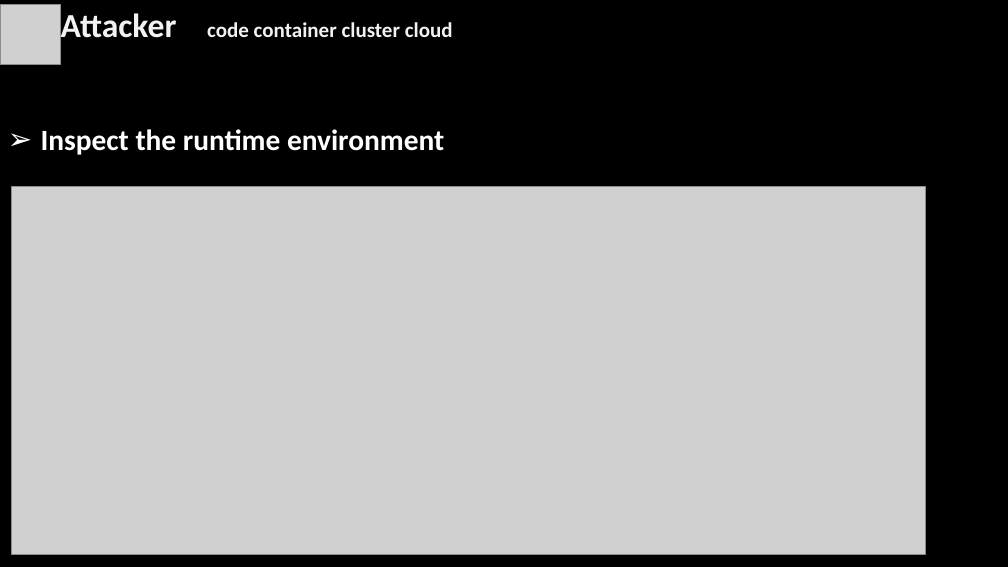
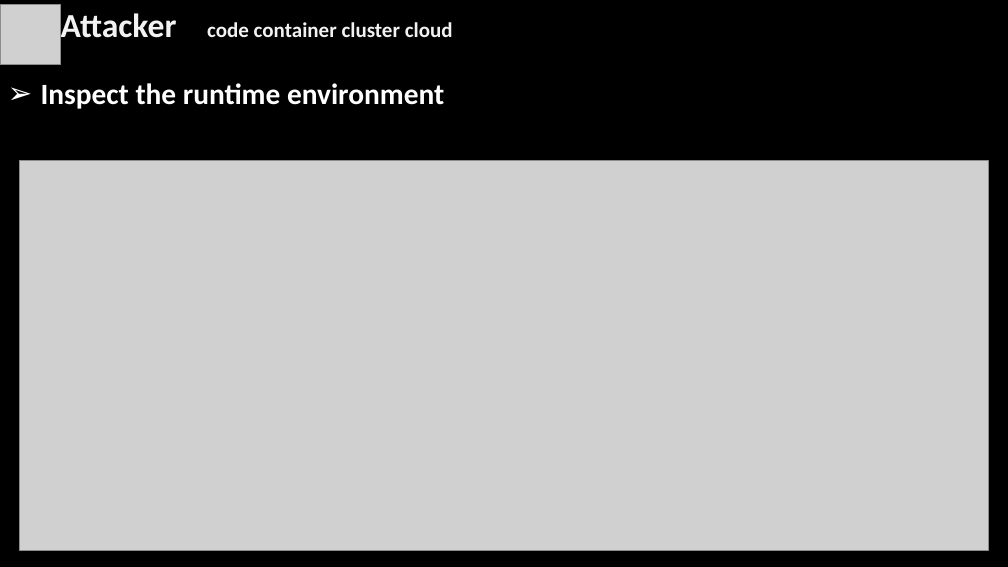
Before and after one commit to simonangel-fong/react2shell-eks, a slide deck: slide 4 of docs/slide/post01_eks_breach.pptx. Drawn at 1008x567 pixels with LibreOffice and Linux fonts; fonts in the diff are those of the drawing; grey boxes stand for pictures; background and template pictures are left out. Boxes give left, top, right and bottom in pixels: in the first picture for what was removed or moved away, otherwise in the second. Text is boxed around its words. In the diff, an @@ line names an element or a change of style, - is before the commit and + after.

```diff
--- a/docs/slide/post01_eks_breach.pptx
+++ b/docs/slide/post01_eks_breach.pptx
@@ text "Inspect the runtime environment": place and size @@
-text "Inspect the runtime environment" at [41,129,444,155]
+text "Inspect the runtime environment" at [41,83,444,109]
@@ picture: place and size @@
-picture at [11,187,926,554]
+picture at [20,161,988,551]
```
Also in this commit, not shown: 12 other slides changed, 13 other files.
